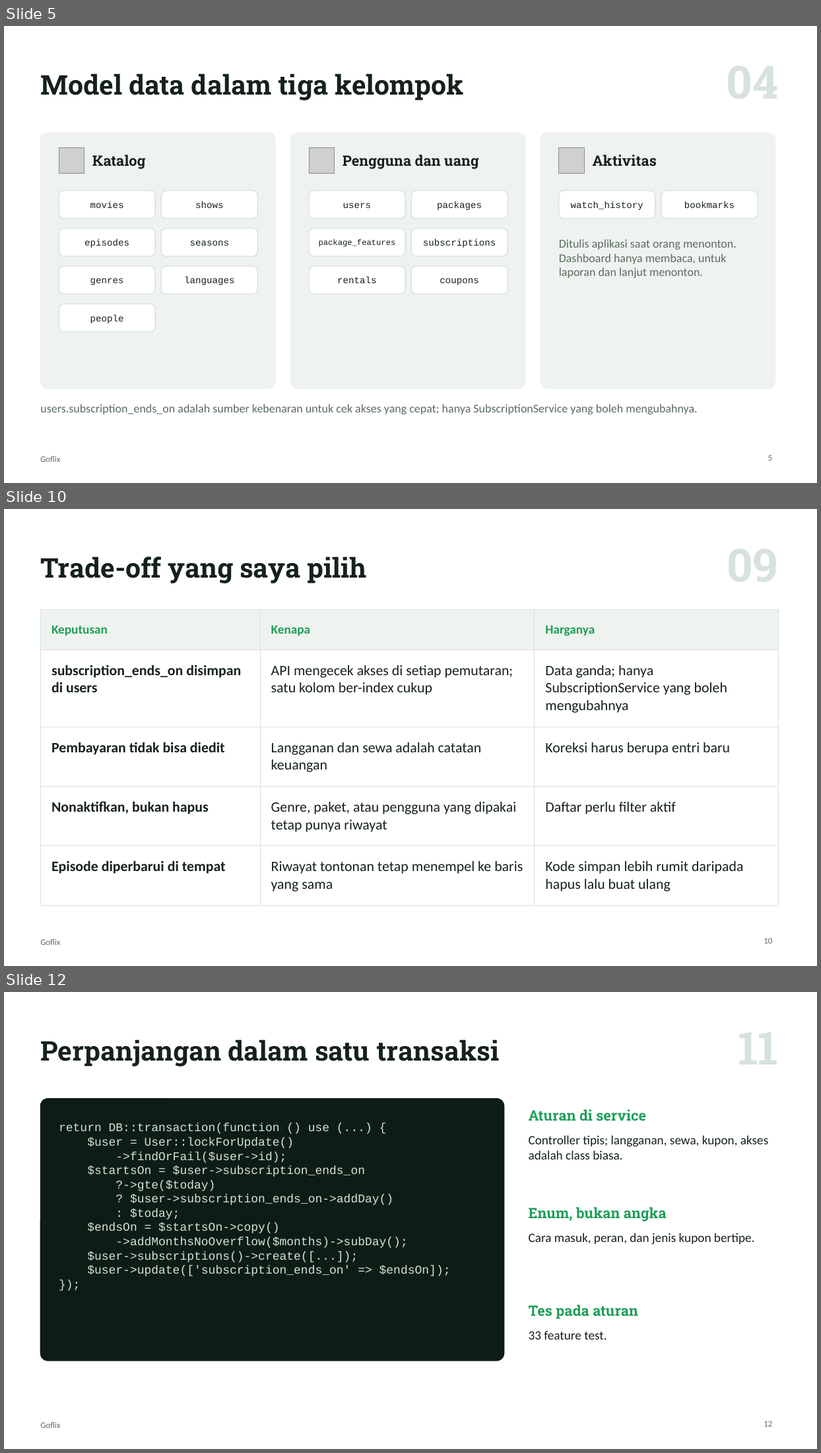
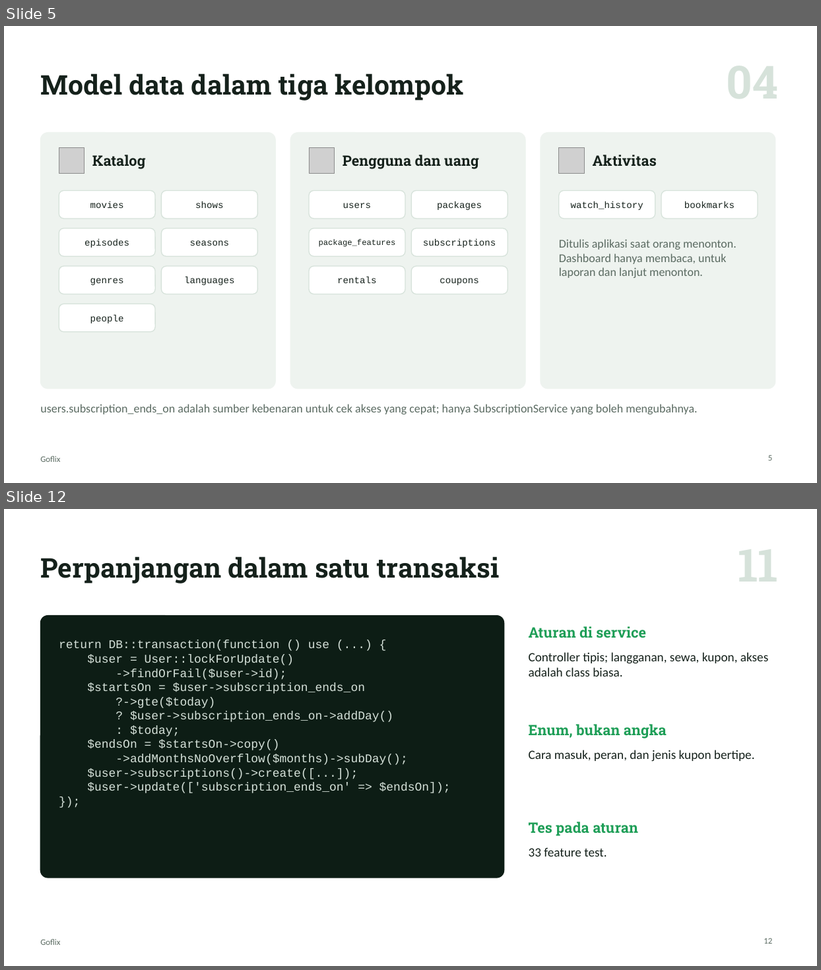
Before and after one commit to Enricosaputra/goflix-dashboard-demo, a slide deck: docs/Goflix-presentasi.pptx. Shown one above the other, each under a label of ours: slides 5, 10 and 12 before the commit, slides 5 and 12 after it; the slides between them are not shown. The pictures are 821x1453 and 821x970 pixels, drawn with LibreOffice and Linux fonts; fonts in the diff are those of the drawing; grey boxes stand for pictures. Boxes give left, top, right and bottom in pixels: in the first picture for what was removed or moved away, otherwise in the second. Text is boxed around its words. In the diff, an @@ line names an element or a change of style, - is before the commit and + after.

Commit message:
Decks: ER diagram slide, stack slide gives the reason only, no trade-off slide

```diff
--- a/docs/Goflix-presentasi.pptx
+++ b/docs/Goflix-presentasi.pptx
@@ slide 10 removed at (4,509,817,966), background #FFFFFF; not listed: 1 template element that a slide beside it also shows @@
@@ title removed at (40,557,367,584) @@
-Trade-off yang saya pilih
@@ table removed at (40,609,779,894), 5 rows, 3 columns @@
-Keputusan | Kenapa | Harganya
-subscription_ends_on disimpan di users | API mengecek akses di setiap pemutaran; satu kolom ber-index cukup | Data ganda; hanya SubscriptionService yang boleh mengubahnya
-Pembayaran tidak bisa diedit | Langganan dan sewa adalah catatan keuangan | Koreksi harus berupa entri baru
-Nonaktifkan, bukan hapus | Genre, paket, atau pengguna yang dipakai tetap punya riwayat | Daftar perlu filter aktif
-Episode diperbarui di tempat | Riwayat tontonan tetap menempel ke baris yang sama | Kode simpan lebih rumit daripada hapus lalu buat ulang
@@ page number removed at (764,939,772,944) @@
-10
```
Also in this commit, not shown: 5 slides changed, 1 slide added, 7 other files.
